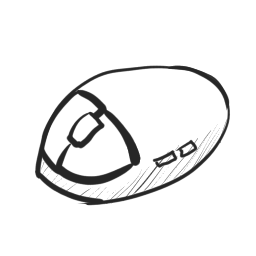
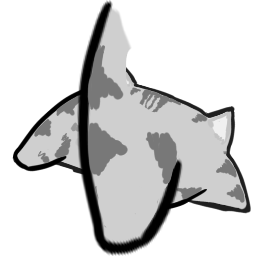
Before/after of a 256 × 256 layered artwork. What changed in the layer stack:
added group "Cat" with 6 layers above "Objs" over [12,0,251,256]
added layer "Copy of r_arm_mouse" in group "Cat" over [64,0,192,256]
added layer "Copy of r_arm_down" in group "Cat" over [12,0,192,256]
added layer "Copy of l_arm_down" in group "Cat" over [64,128,251,256]
added layer "Body" (1st of 2, in "Cat") in group "Cat" over [12,0,251,256]
renamed "Layer 15" to "Mouse", hid it, moved it into group "Objs" over [12,0,251,256]
